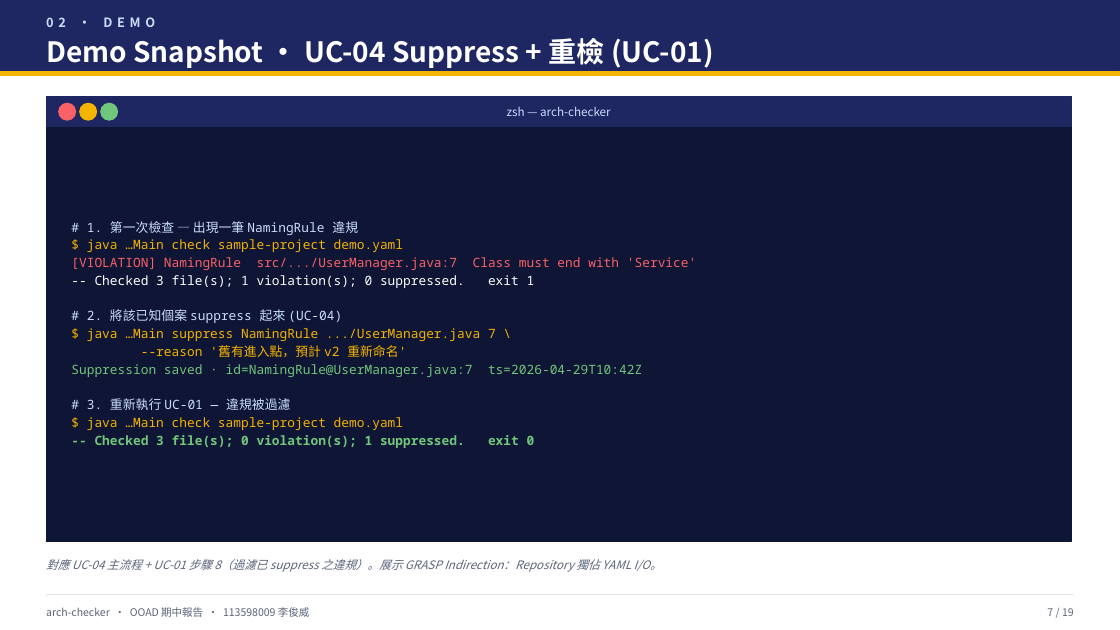
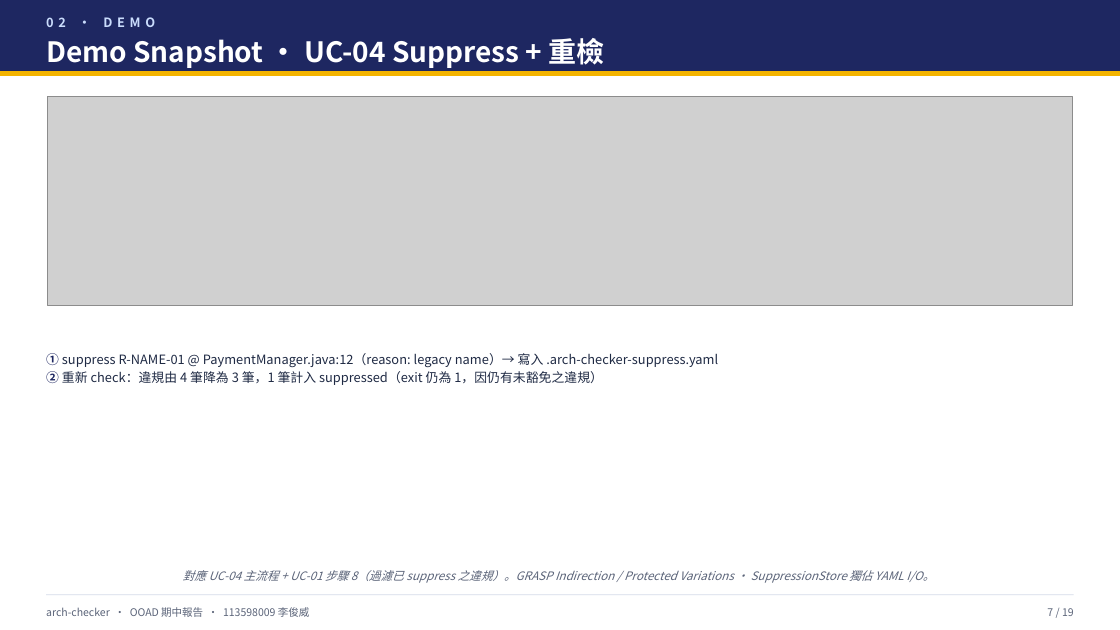
Before and after one commit to chun-wei0413/arch-checker, a slide deck: slide 8 of hw/Midterm/midterm-team6.pptx. Drawn at 1120x630 pixels with LibreOffice and Linux fonts; fonts in the diff are those of the drawing; grey boxes stand for pictures. Boxes give left, top, right and bottom in pixels: in the first picture for what was removed or moved away, otherwise in the second. Text is boxed around its words. In the diff, an @@ line names an element or a change of style, - is before the commit and + after.

```diff
--- a/hw/Midterm/midterm-team6.pptx
+++ b/hw/Midterm/midterm-team6.pptx
@@ text at [46, 38, 605, 68]: text changed @@
-Demo Snapshot · UC-04 Suppress + 重檢 (UC-01)
+Demo Snapshot · UC-04 Suppress + 重檢
@@ rectangle removed at [46, 97, 1071, 542] @@
@@ rectangle removed at [46, 97, 1071, 127] @@
@@ picture added at [48, 97, 1073, 305] @@
@@ ellipse removed at [59, 103, 76, 120] @@
@@ ellipse removed at [80, 103, 97, 120] @@
@@ ellipse removed at [101, 103, 118, 120] @@
@@ text removed at [507, 106, 610, 116] @@
-zsh — arch-checker
@@ text removed at [71, 221, 696, 448] @@
-# 1. 第一次檢查 — 出現一筆 NamingRule 違規
-$ java …Main check sample-project demo.yaml
-[VIOLATION] NamingRule src/.../UserManager.java:7 Class must end with 'Service'
--- Checked 3 file(s); 1 violation(s); 0 suppressed. exit 1
-# 2. 將該已知個案 suppress 起來 (UC-04)
-$ java …Main suppress NamingRule .../UserManager.java 7 \
---reason '舊有進入點，預計 v2 重新命名'
-Suppression saved · id=NamingRule@UserManager.java:7 ts=2026-04-29T10:42Z
-# 3. 重新執行 UC-01 — 違規被過濾
-$ java …Main check sample-project demo.yaml
--- Checked 3 file(s); 0 violation(s); 1 suppressed. exit 0
@@ text added at [46, 353, 718, 385], 11 pt, text #1F2A44 @@
+① suppress R-NAME-01 @ PaymentManager.java:12（reason: legacy name）→ 寫入 .arch-checker-suppress.yaml
+② 重新 check：違規由 4 筆降為 3 筆，1 筆計入 suppressed（exit 仍為 1，因仍有未豁免之違規）
@@ text at [183, 570, 934, 583]: text changed @@
-對應 UC-04 主流程 + UC-01 步驟 8（過濾已 suppress 之違規）。展示 GRASP Indirection：Repository 獨佔 YAML I/O。
+對應 UC-04 主流程 + UC-01 步驟 8（過濾已 suppress 之違規）。GRASP Indirection / Protected Variations · SuppressionStore 獨佔 YAML I/O。
```
Also in this commit, not shown: 13 other slides changed, 1 other file.
